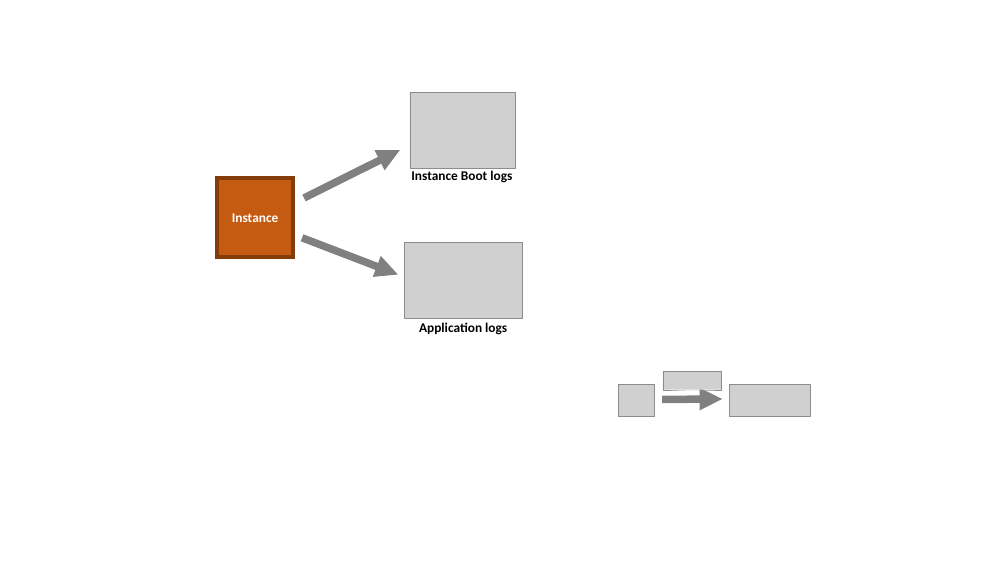
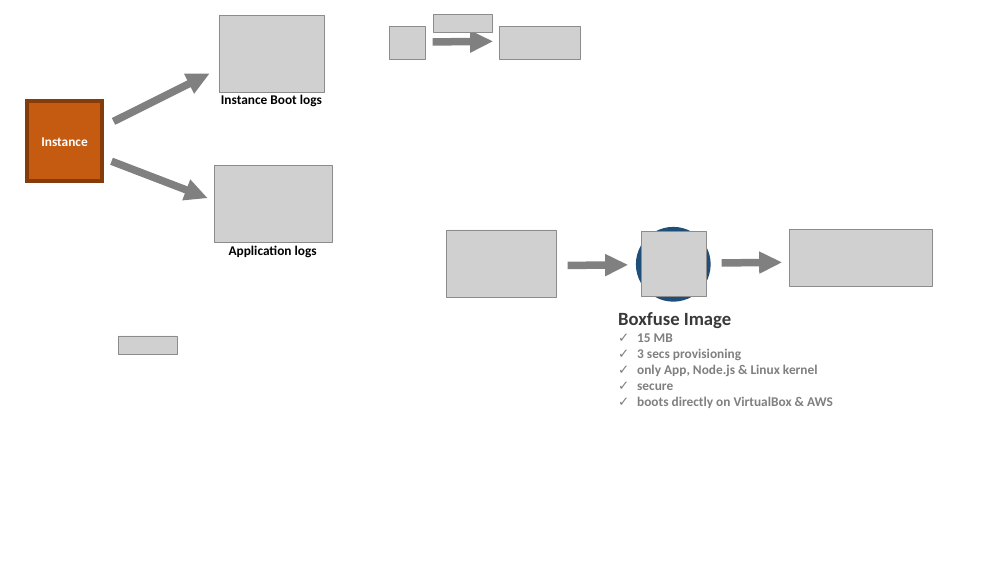
Before and after one commit to flyway/boxfuse.com, a slide deck: slide 32 of _sources/GettingStarted.pptx. Drawn at 1008x567 pixels with LibreOffice and Linux fonts; fonts in the diff are those of the drawing; grey boxes stand for pictures. Boxes give left, top, right and bottom in pixels: in the first picture for what was removed or moved away, otherwise in the second. Text is boxed around its words. In the diff, an @@ line names an element or a change of style, - is before the commit and + after.

```diff
--- a/_sources/GettingStarted.pptx
+++ b/_sources/GettingStarted.pptx
@@ 3 pictures, 1 arrow: place and size @@
-3 pictures, 1 arrow at [619,372,810,416]
+3 pictures, 1 arrow at [389,14,580,59]
@@ 2 pictures, 2 texts, 2 arrows, 1 rectangle: place and size @@
-2 pictures, 2 texts, 2 arrows, 1 rectangle at [217,92,523,335]
+2 pictures, 2 texts, 2 arrows, 1 rectangle at [27,15,332,258]
@@ picture added at [446,230,556,297] @@
@@ ellipse added at [639,230,708,299], fill #2E75B6, outline #1F4E79 9 pt @@
@@ picture added at [642,231,707,296] @@
@@ picture added at [790,229,932,287] @@
@@ arrow added from (567, 265) to (627, 265), #808080 11.25 pt @@
@@ arrow added from (721, 263) to (781, 263), #808080 11.25 pt @@
@@ text added at [618,312,833,408], 20 pt, text #808080, bold @@
+Boxfuse Image
+✓ 15 MB
+✓ 3 secs provisioning
+✓ only App, Node.js & Linux kernel
+✓ secure
+✓ boots directly on VirtualBox & AWS
@@ picture added at [118,336,177,354] @@
```
Also in this commit, not shown: 2 other files.
